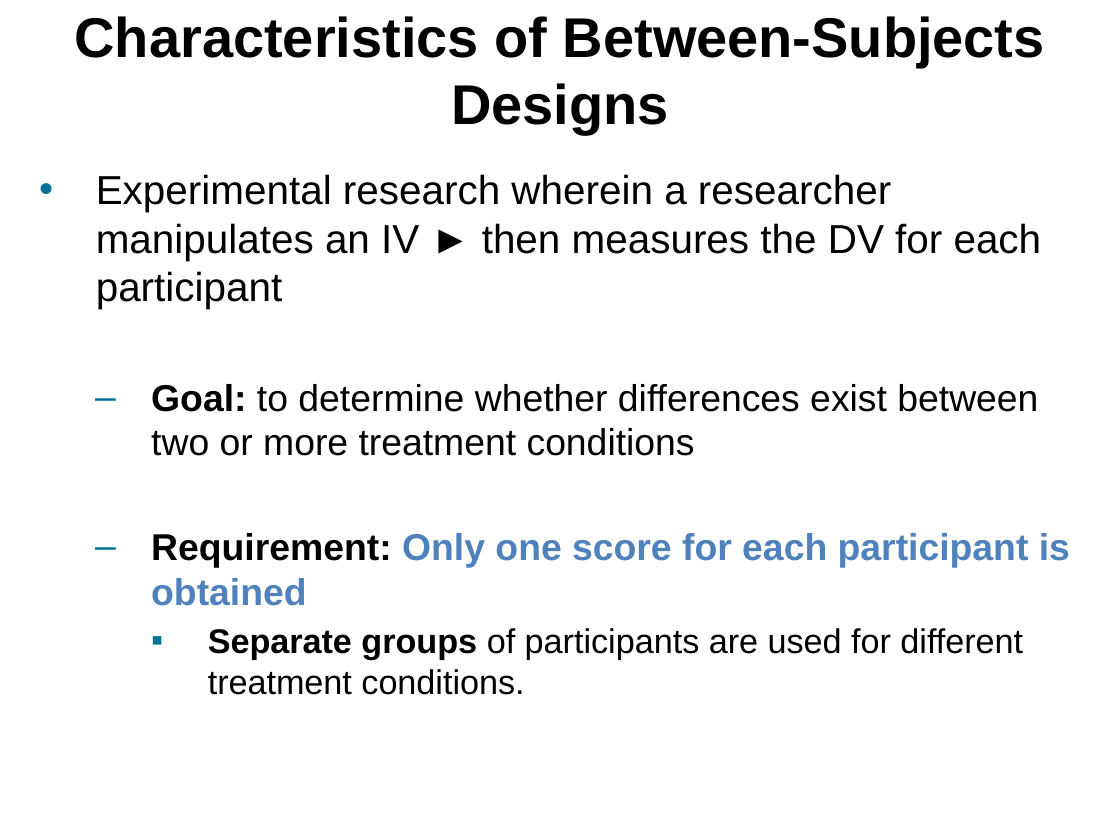
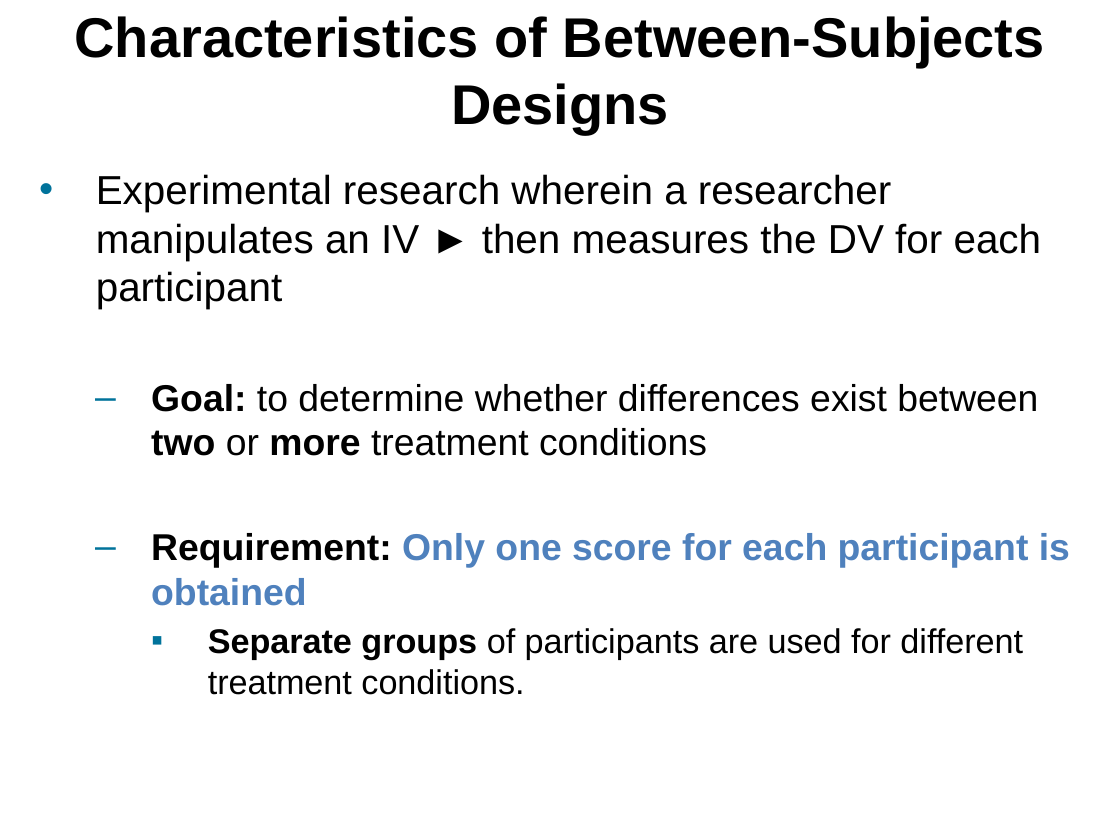
Before and after one commit to npm27/Teaching-Materials, a slide deck: slide 4 of Research Methods/Slides/Chapter 8.pptx. Drawn at 1120x840 pixels with LibreOffice and Linux fonts; fonts in the diff are those of the drawing. Boxes give left, top, right and bottom in pixels: in the first picture for what was removed or moved away, otherwise in the second. Text is boxed around its words. In the diff, an @@ line names an element or a change of style, - is before the commit and + after.

```diff
--- a/Research Methods/Slides/Chapter 8.pptx
+++ b/Research Methods/Slides/Chapter 8.pptx
@@ text at bbox=[151, 384, 1038, 456]: bold on in "two more" @@
```
Also in this commit, not shown: 2 other slides changed.
